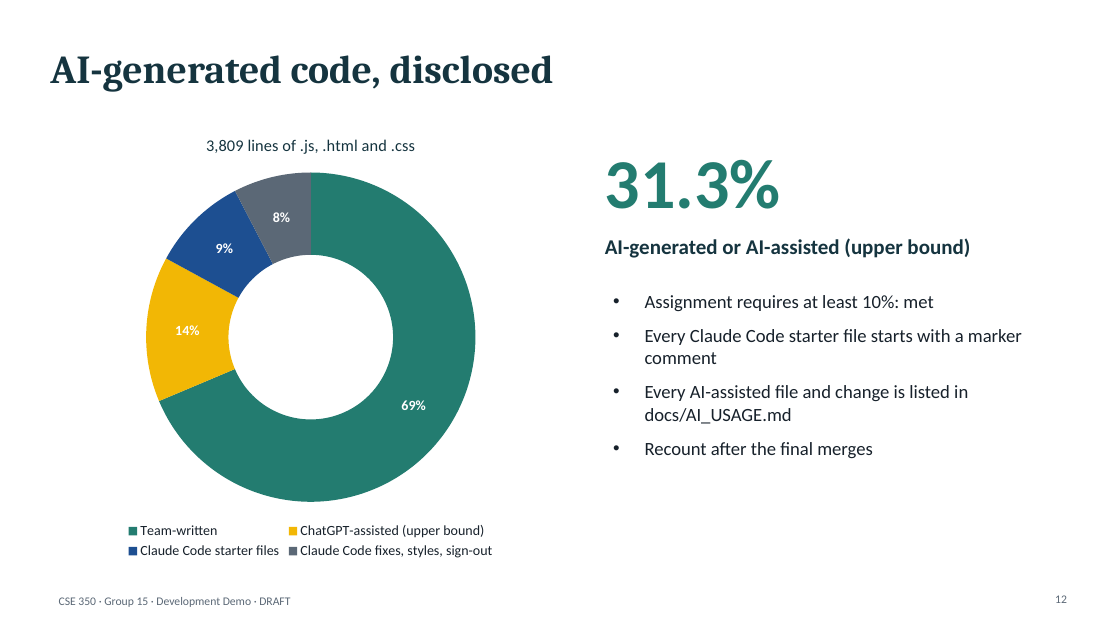
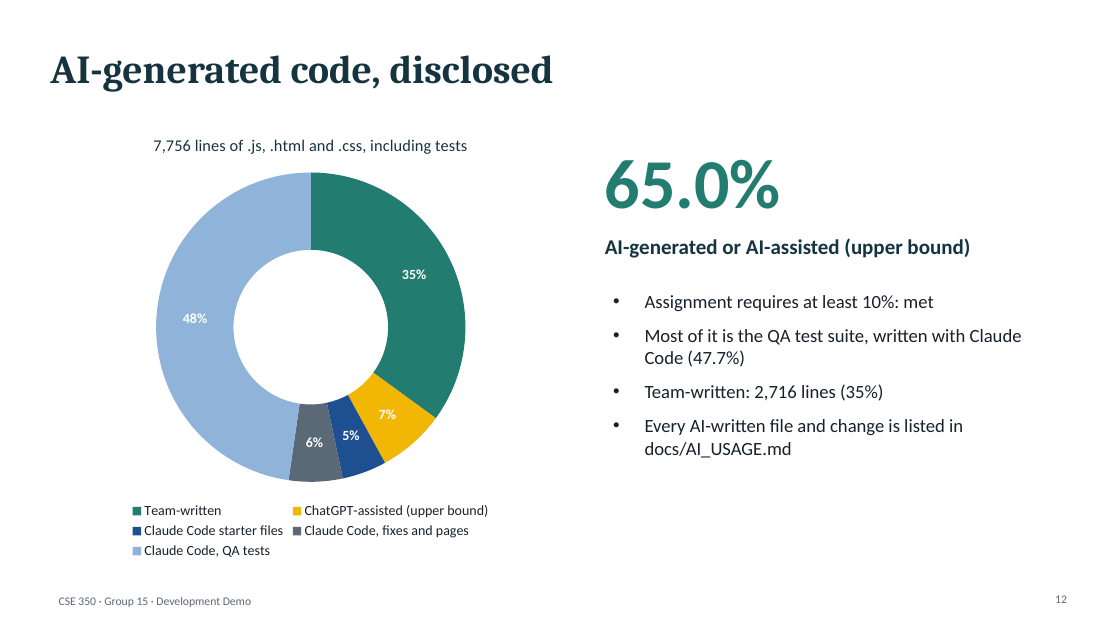
Before and after one commit to a0merr/University-Food-Pantry-CSE-350-, a slide deck: slide 12 of docs/presentation/CSE350_Demo_Deck_DRAFT.pptx. Drawn at 1120x630 pixels with LibreOffice and Linux fonts; fonts in the diff are those of the drawing. Boxes give left, top, right and bottom in pixels: in the first picture for what was removed or moved away, otherwise in the second. Text is boxed around its words. In the diff, an @@ line names an element or a change of style, - is before the commit and + after.

```diff
--- a/docs/presentation/CSE350_Demo_Deck_DRAFT.pptx
+++ b/docs/presentation/CSE350_Demo_Deck_DRAFT.pptx
@@ doughnut chart at (50, 118, 571, 563) @@
@@ title "3,809 lines of .js, .html and .css" to "7,756 lines of .js, .html and .css, including tests" @@
-categories: Team-written, ChatGPT-assisted (upper bound), Claude Code starter files, Claude Code fixes, styles, sign-out
+categories: Team-written, ChatGPT-assisted (upper bound), Claude Code starter files, Claude Code, fixes and pages, Claude Code, QA tests
-Series 1: 69, 14, 9, 8
+Series 1: 35, 7, 5, 6, 48
@@ data labels of Series 1 changed @@
@@ text at (605, 159, 781, 209): text changed @@
-31.3%
+65.0%
@@ text at (645, 329, 1022, 458): text changed @@
-• Every Claude Code starter file starts with a marker comment
-• Every AI-assisted file and change is listed in docs/AI_USAGE.md
-• Recount after the final merges
+• Most of it is the QA test suite, written with Claude Code (47.7%)
+• Team-written: 2,716 lines (35%)
+• Every AI-written file and change is listed in docs/AI_USAGE.md
@@ text at (59, 597, 251, 607): text changed @@
-CSE 350 · Group 15 · Development Demo · DRAFT
+CSE 350 · Group 15 · Development Demo
```
Also in this commit, not shown: 11 other slides changed, 6 other files.
